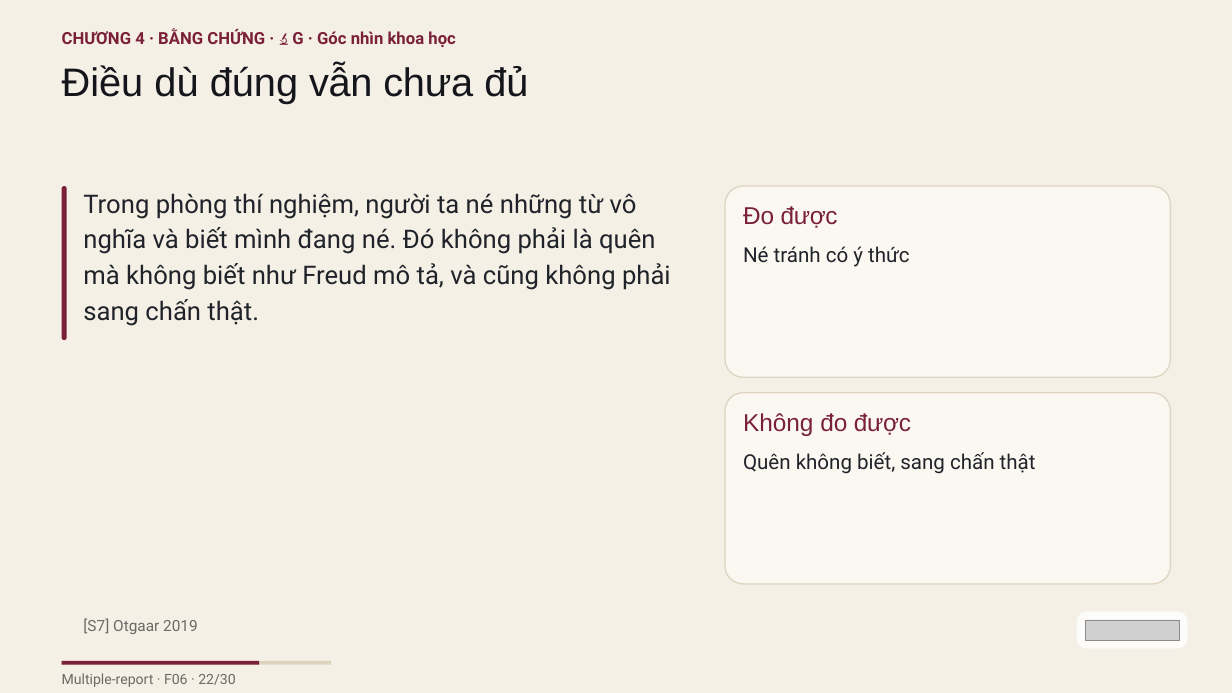
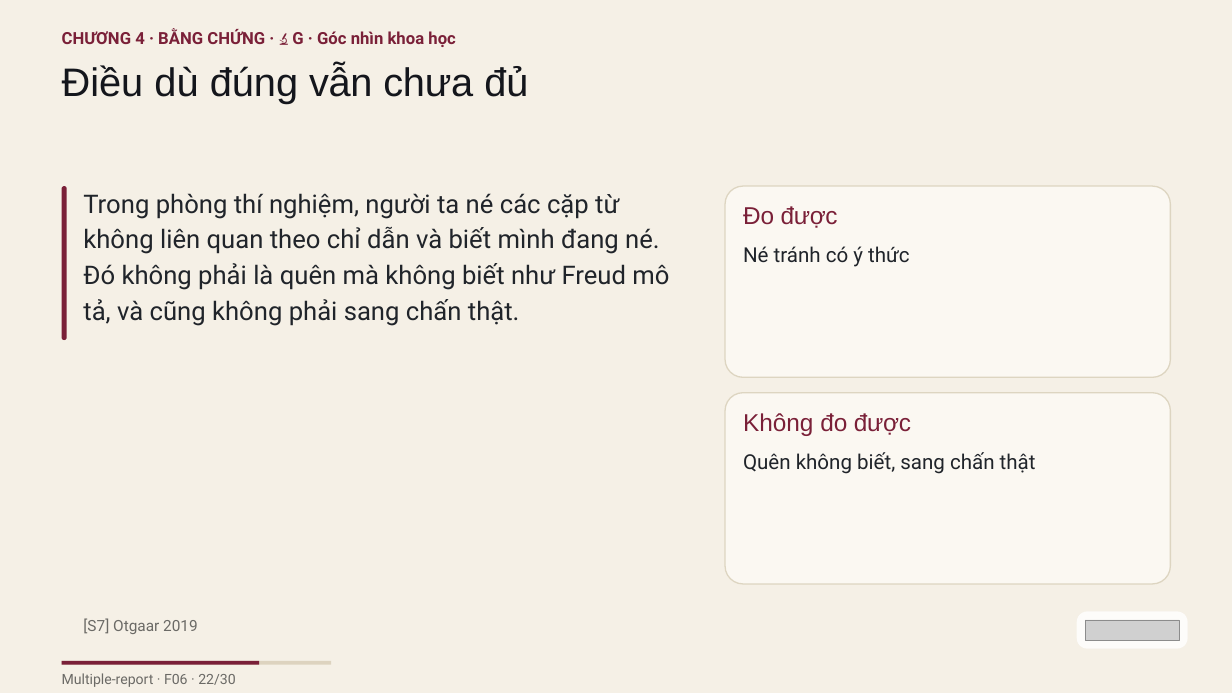
Before and after one commit to vohoailinh90/Multiple-report, a slide deck: slide 22 of psychology-knowledge/01-Sigmund-Freud/visuals/f06.pptx. Drawn at 1232x693 pixels with LibreOffice and Linux fonts; fonts in the diff are those of the drawing; grey boxes stand for pictures. Boxes give left, top, right and bottom in pixels: in the first picture for what was removed or moved away, otherwise in the second. Text is boxed around its words. In the diff, an @@ line names an element or a change of style, - is before the commit and + after.

```diff
--- a/psychology-knowledge/01-Sigmund-Freud/visuals/f06.pptx
+++ b/psychology-knowledge/01-Sigmund-Freud/visuals/f06.pptx
@@ text at box(83, 193, 669, 326): text changed @@
-Trong phòng thí nghiệm, người ta né những từ vô nghĩa và biết mình đang né. Đó không phải là quên mà không biết như Freud mô tả, và cũng không phải sang chấn thật.
+Trong phòng thí nghiệm, người ta né các cặp từ không liên quan theo chỉ dẫn và biết mình đang né. Đó không phải là quên mà không biết như Freud mô tả, và cũng không phải sang chấn thật.
```
Also in this commit, not shown: 12 other files.
